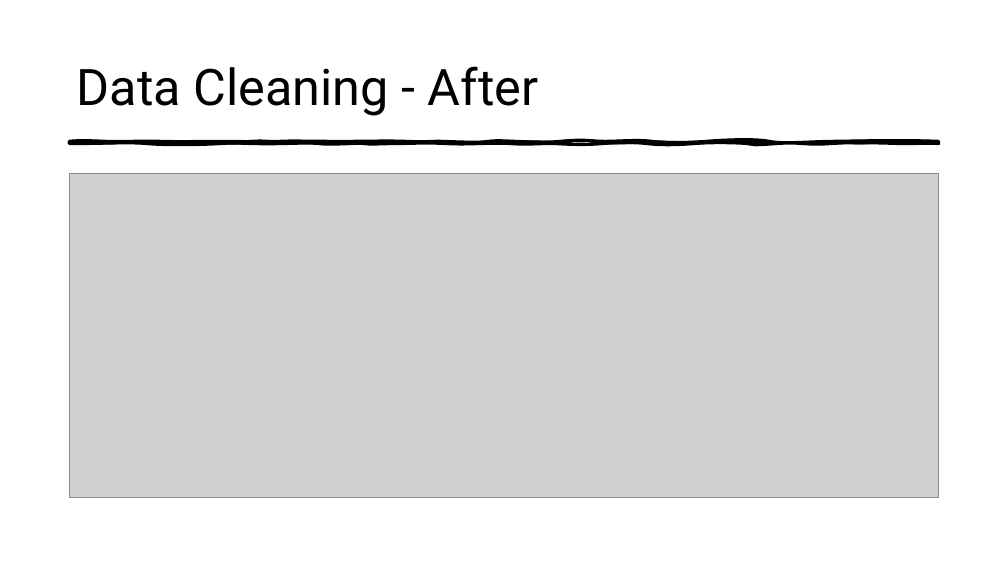
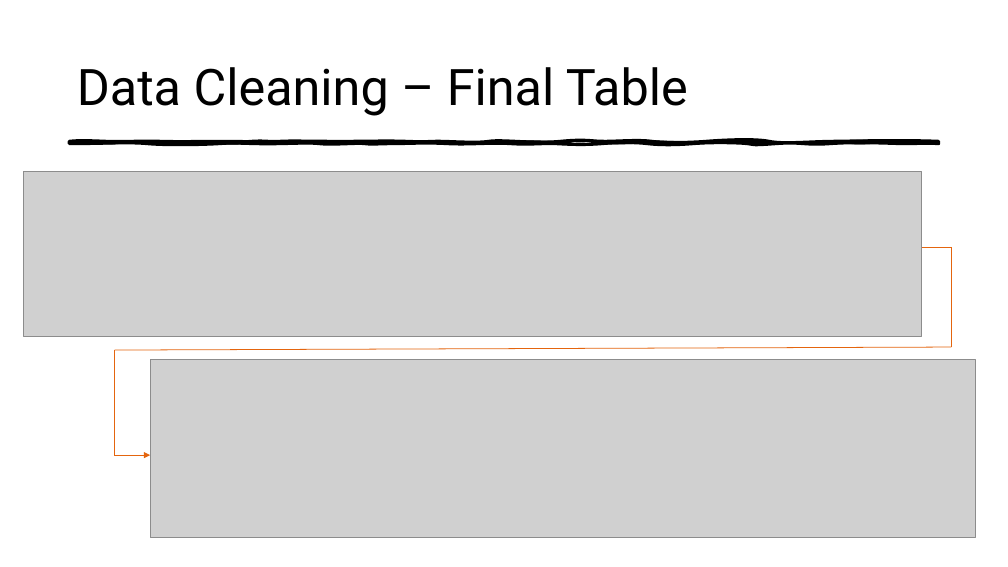
Before and after one commit to BiochemHead/COMP_4447_Final_Project, a slide deck: slide 9 of HikingPresentation.pptx (slide 7 before the commit). Drawn at 1008x567 pixels with LibreOffice and Linux fonts; fonts in the diff are those of the drawing; grey boxes stand for pictures. Boxes give left, top, right and bottom in pixels: in the first picture for what was removed or moved away, otherwise in the second. Text is boxed around its words. In the diff, an @@ line names an element or a change of style, - is before the commit and + after.

```diff
--- a/HikingPresentation.pptx
+++ b/HikingPresentation.pptx
@@ title at (x1=77, y1=67, x2=688, y2=116): text changed @@
-Data Cleaning - After
+Data Cleaning – Final Table
@@ picture added at (x1=23, y1=172, x2=923, y2=337) @@
@@ picture removed at (x1=70, y1=173, x2=939, y2=498) @@
@@ elbow line added from (922, 247) to (951, 347), #E4650E 0.75 pt @@
@@ elbow arrow added from (115, 350) to (150, 455), #E4650E 0.75 pt @@
@@ line added from (951, 347) to (115, 350), #E4650E 0.75 pt @@
@@ picture added at (x1=150, y1=360, x2=975, y2=538) @@
```
Also in this commit, not shown: 2 other slides changed, 4 slides added, 5 slides removed.
